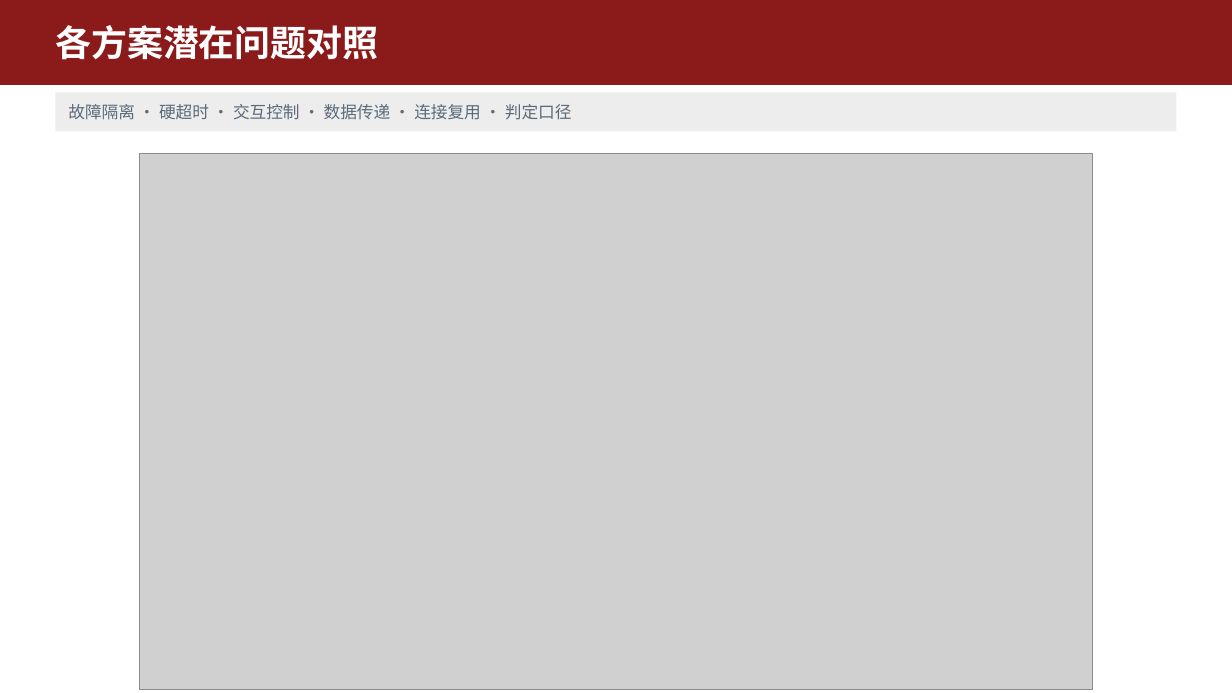
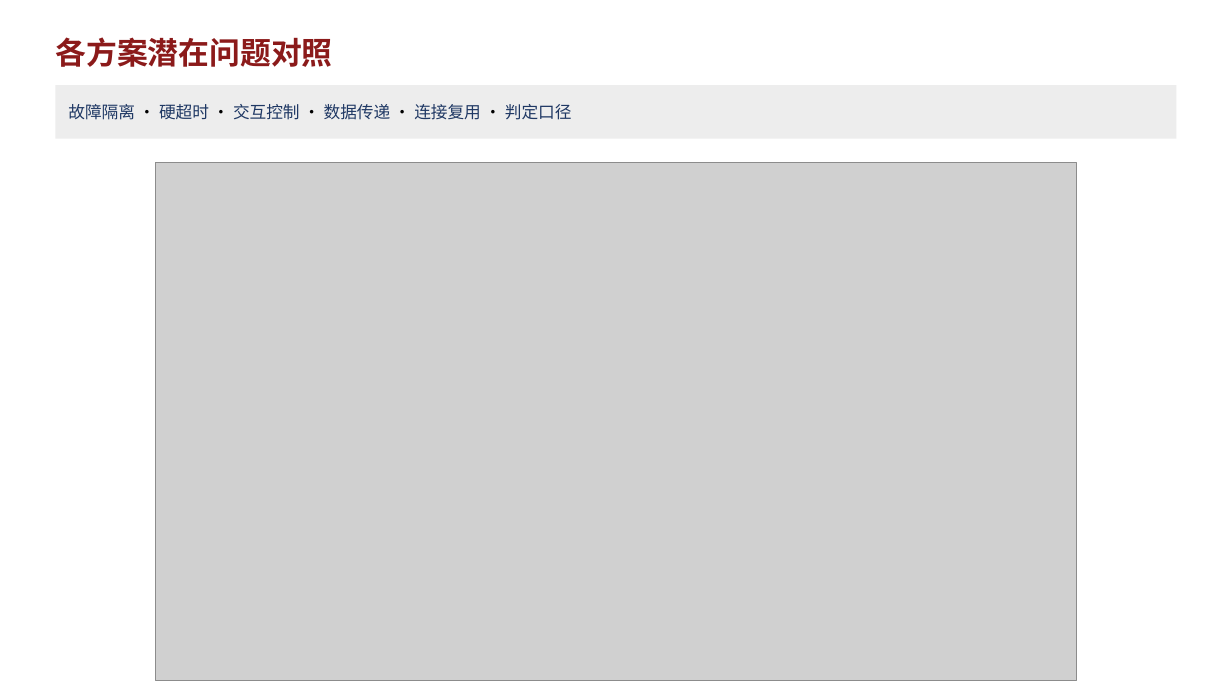
Before and after one commit to KenerlMage/ATEDemo, a slide deck: slide 4 of docs/测试执行方案.pptx. Drawn at 1232x693 pixels with LibreOffice and Linux fonts; fonts in the diff are those of the drawing; grey boxes stand for pictures. Boxes give left, top, right and bottom in pixels: in the first picture for what was removed or moved away, otherwise in the second. Text is boxed around its words. In the diff, an @@ line names an element or a change of style, - is before the commit and + after.

Commit message:
docs: 测试执行方案 标题改白底深红字(小两号)、副标题补参数化注入说明(黑字+深蓝关键词)

```diff
--- a/docs/测试执行方案.pptx
+++ b/docs/测试执行方案.pptx
@@ text "各方案潜在问题对照": place and size @@
-text "各方案潜在问题对照" at box(0, 0, 1232, 85)
+text "各方案潜在问题对照" at box(55, 37, 332, 67)
@@ text "各方案潜在问题对照" at box(55, 37, 332, 67): size 28 to 24 pt, text colour #FFFFFF to #8B1A1A; fill #8B1A1A to none @@
@@ rectangle "故障隔离 · 硬超时 · 交互控制 ...": place and size @@
-rectangle "故障隔离 · 硬超时 · 交互控制 ..." at box(55, 92, 1177, 131)
+rectangle "故障隔离 · 硬超时 · 交互控制 ..." at box(55, 85, 1177, 139)
@@ rectangle "故障隔离 · 硬超时 · 交互控制 ..." at box(55, 85, 1177, 139): text colour #5B6B7A to #1F3864 in "故障隔离 硬超时 交互控制 数据传递 连接复用 判定口径"; text colour #5B6B7A to #000000 in "· · · · ·" @@
@@ picture: place and size @@
-picture at box(140, 153, 1092, 689)
+picture at box(156, 163, 1077, 680)
```
Also in this commit, not shown: 3 other slides changed.
